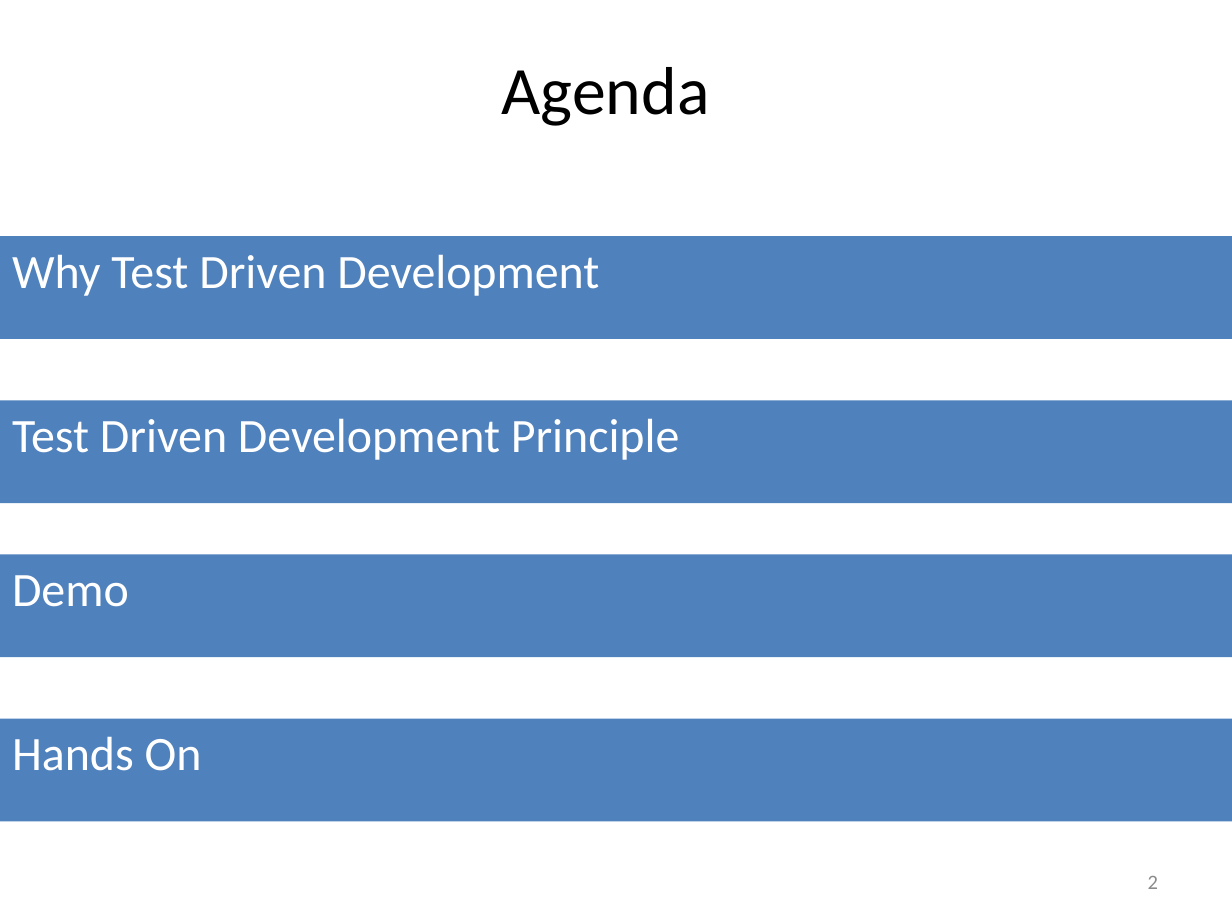
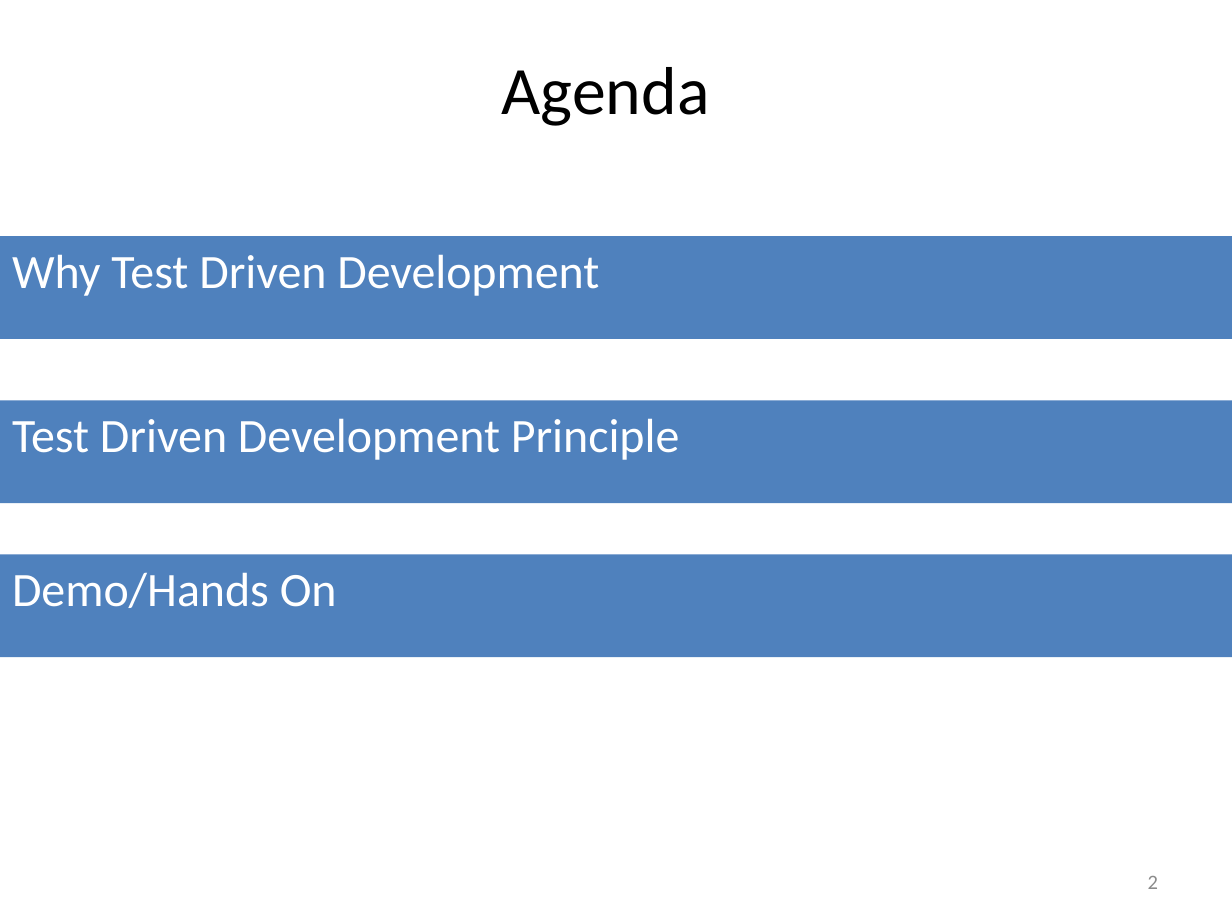
Before and after one commit to SunilPrasad/GithubRepo, a slide deck: slide 2 of TDDExamples/Persentation/Test Driven Development.pptx. Drawn at 1232x924 pixels with LibreOffice and Linux fonts; fonts in the diff are those of the drawing. Boxes give left, top, right and bottom in pixels: in the first picture for what was removed or moved away, otherwise in the second. Text is boxed around its words. In the diff, an @@ line names an element or a change of style, - is before the commit and + after.

```diff
--- a/TDDExamples/Persentation/Test Driven Development.pptx
+++ b/TDDExamples/Persentation/Test Driven Development.pptx
@@ text in rectangle at bbox=[12, 572, 337, 608]: text changed @@
-Demo
+Demo/Hands On
@@ rectangle removed at bbox=[0, 718, 1232, 821] @@
-Hands On
```
Also in this commit, not shown: 1 other slide changed, 3 slides added, 22 other files.
